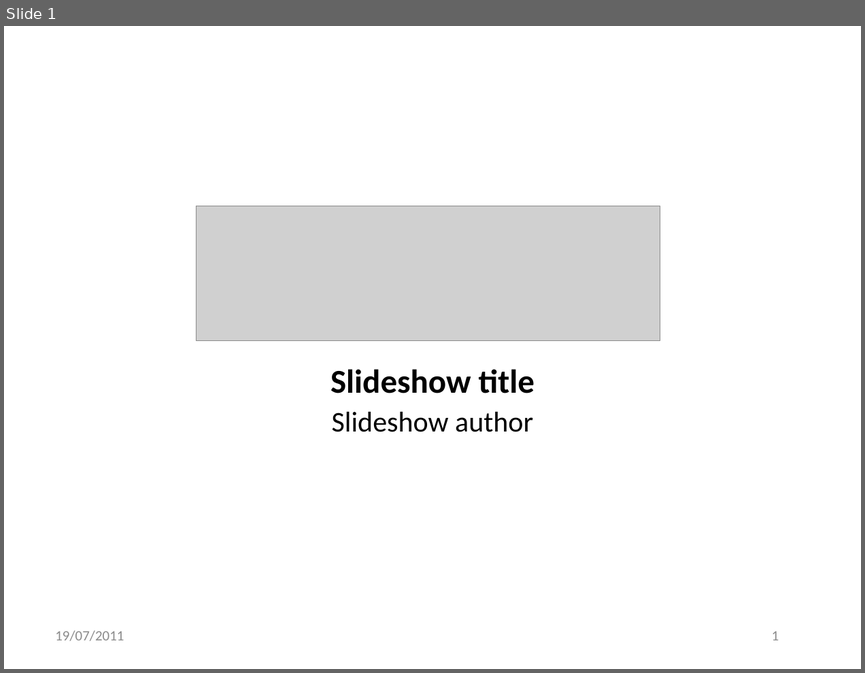
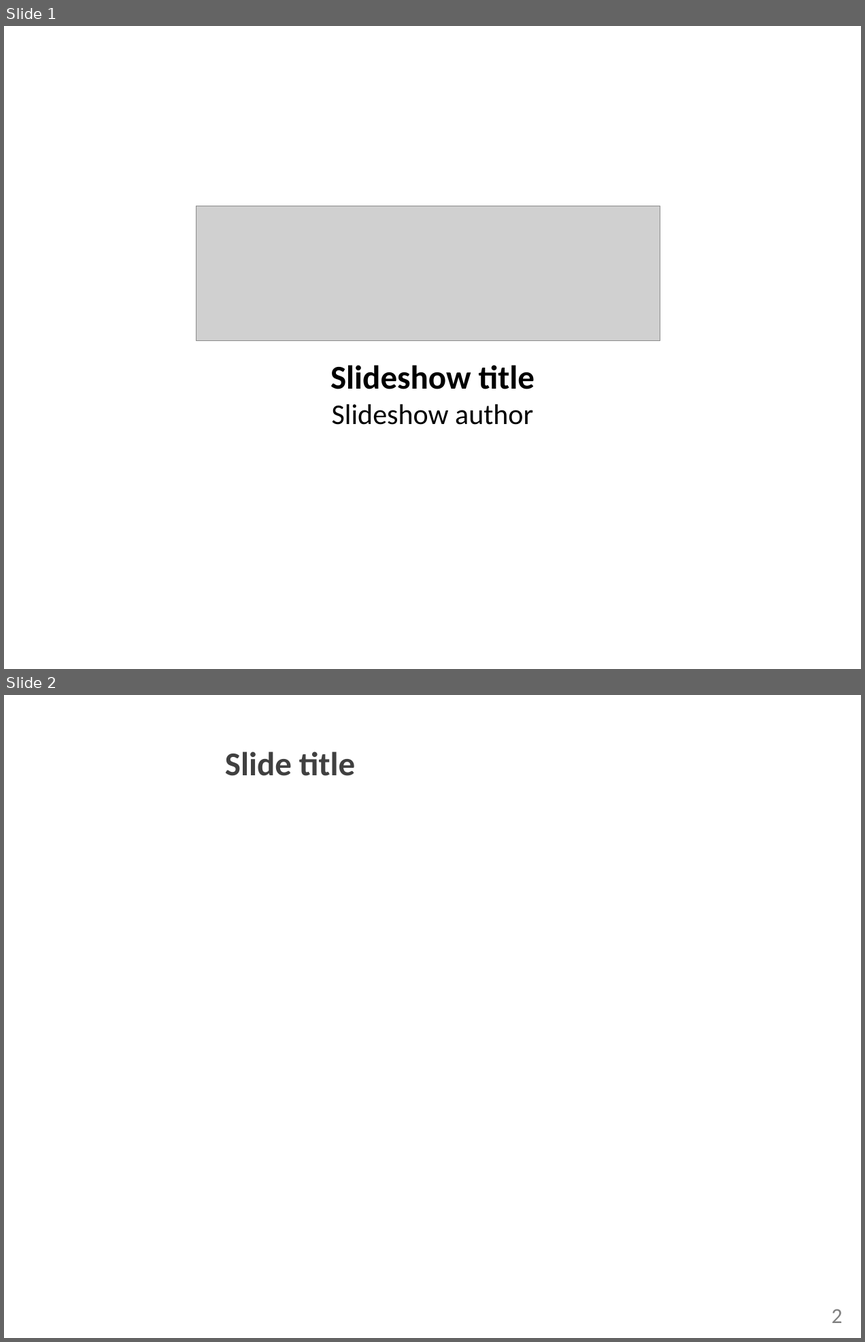
Before and after one commit to easysoa/EasySOA, a slide deck: communication/SlideshowTpl.odp. Shown one above the other, each under a label of ours: slide 1 before the commit, slides 1 and 2 after it. The pictures are 865x673 and 865x1342 pixels, drawn with LibreOffice and Linux fonts; fonts in the diff are those of the drawing; grey boxes stand for pictures; background and template pictures are left out. Boxes give left, top, right and bottom in pixels: in the first picture for what was removed or moved away, otherwise in the second. Text is boxed around its words. In the diff, an @@ line names an element or a change of style, - is before the commit and + after.

Commit message:
Improved OpenDocument version of the slideshow tpl

```diff
--- a/communication/SlideshowTpl.odp
+++ b/communication/SlideshowTpl.odp
@@ slide 2 added at (x1=4, y1=695, x2=861, y2=1338), background #FFFFFF @@
@@ text added at (x1=225, y1=751, x2=355, y2=776), 28 pt, text #404040, bold @@
+Slide title
@@ page number added at (x1=832, y1=1308, x2=842, y2=1323), 18 pt, text #808080 @@
+2
@@ slide 1 changed as well @@
@@ text "Slideshow title" at (x1=330, y1=365, x2=534, y2=424): line spacing 1.1 to 1 @@
@@ text removed at (x1=55, y1=630, x2=124, y2=641) @@
-19/07/2011
@@ page number removed at (x1=772, y1=631, x2=779, y2=640) @@
-1
```
Also in this commit, not shown: 1 slide removed.
